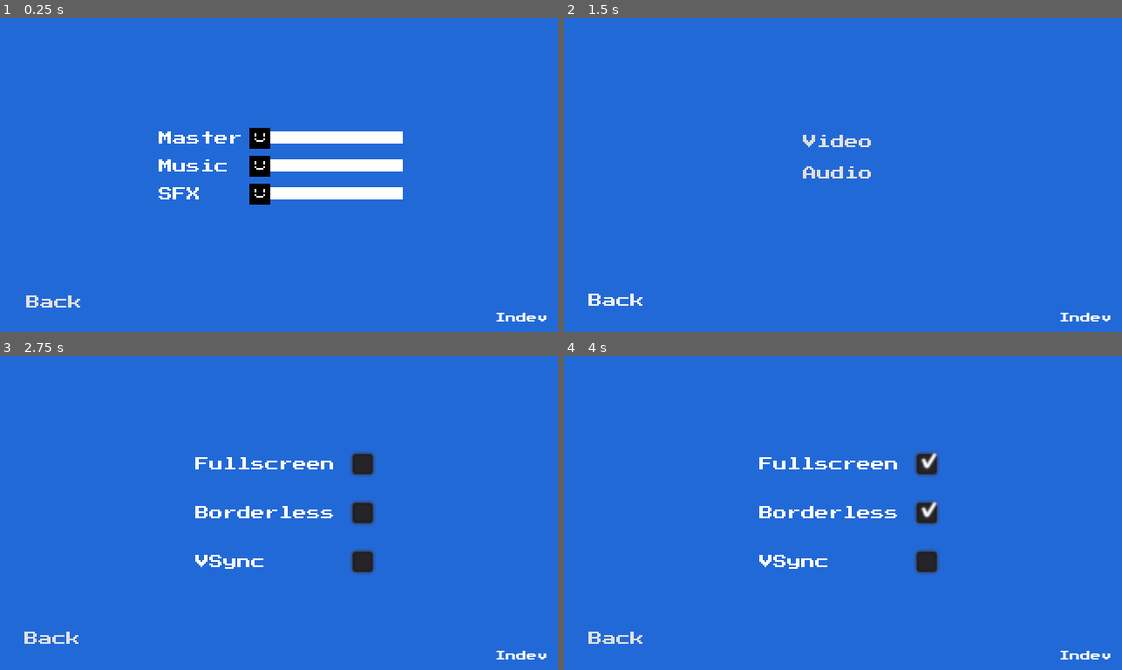
Above: before the commit, frames 1-4 (two rows, left to right).
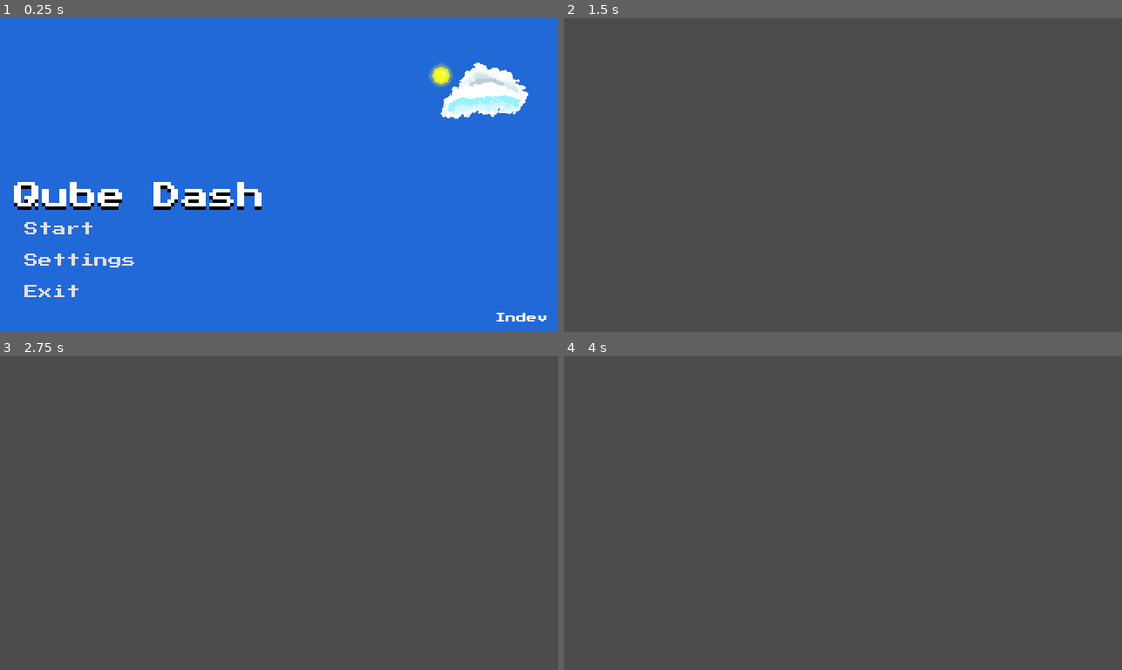
Above: after the commit, the same moments.

Repository: KevCoorp/Qube-Dash
Game: Godot game, scene res://Menu/MainMenu.tscn
Two runs of this game, one before a commit and one after it. Both use one fixed random seed, a clock stepped at 60 frames per second and the inputs below.
Inputs (mouse positions are in pixels of both pictures, inside the frame that each line leads up to):
- Up to frame 1 (0.25 s): no input
- Up to frame 2 (1.5 s): click (703, 228) at 0.5 s, where only the run after the commit has a clickable "Start"; click (619, 303) at 1.25 s, where only the run before the commit has a clickable "Back"
- Up to frame 3 (2.75 s): click (273, 478) at 2 s, where only the run before the commit has a clickable "Video"
- Up to frame 4 (4 s): click (926, 462) at 2.77 s; click (926, 513) at 3.52 s

The runs differ from the first frame. In frame 1, 8.7% of the frame differs, in the area x 2-95%, y 14-93%; in frame 2, 100%, in the area x 0-100%, y 0-100%; in frame 3, 100%; in frame 4, 100%.

Commit message:
Updating

Diff:
--- /dev/null
+++ b/Assets/Items/Coin/Coin.tscn
@@ -0,0 +1,117 @@
+[gd_scene load_steps=8 format=2]
+
+[ext_resource path="res://Assets/Textures/Tiles/tiles_packed.png" type="Texture" id=1]
+[ext_resource path="res://Assets/Items/Coin/Coin.gd" type="Script" id=2]
+[ext_resource path="res://Assets/Audio/sfx/coin.wav" type="AudioStream" id=3]
+
+[sub_resource type="RectangleShape2D" id=1]
+extents = Vector2( 8, 8 )
+
+[sub_resource type="Animation" id=2]
+length = 0.001
+tracks/0/type = "value"
+tracks/0/path = NodePath("Sprite:frame")
+tracks/0/interp = 1
+tracks/0/loop_wrap = true
+tracks/0/imported = false
+tracks/0/enabled = true
+tracks/0/keys = {
+"times": PoolRealArray( 0 ),
+"transitions": PoolRealArray( 1 ),
+"update": 0,
+"values": [ 152 ]
+}
+tracks/1/type = "value"
+tracks/1/path = NodePath("Sprite:position")
+tracks/1/interp = 1
+tracks/1/loop_wrap = true
+tracks/1/imported = false
+tracks/1/enabled = true
+tracks/1/keys = {
+"times": PoolRealArray( 0 ),
+"transitions": PoolRealArray( 1 ),
+"update": 0,
+"values": [ Vector2( 0, 0 ) ]
+}
+tracks/2/type = "value"
+tracks/2/path = NodePath("Sprite:modulate")
+tracks/2/interp = 1
+tracks/2/loop_wrap = true
+tracks/2/imported = false
+tracks/2/enabled = true
+tracks/2/keys = {
+"times": PoolRealArray( 0 ),
+"transitions": PoolRealArray( 1 ),
+"update": 0,
+"values": [ Color( 1, 1, 1, 1 ) ]
+}
+
+[sub_resource type="Animation" id=3]
+resource_name = "default"
+loop = true
+step = 0.05
+tracks/0/type = "value"
+tracks/0/path = NodePath("Sprite:frame")
+tracks/0/interp = 1
+tracks/0/loop_wrap = true
+tracks/0/imported = false
+tracks/0/enabled = true
+tracks/0/keys = {
+"times": PoolRealArray( 0, 0.25, 0.5, 0.75 ),
+"transitions": PoolRealArray( 0.5, 2, 0.5, 2 ),
+"update": 1,
+"values": [ 151, 152, 151, 152 ]
+}
+
+[sub_resource type="Animation" id=4]
+resource_name = "pick_up"
+tracks/0/type = "value"
+tracks/0/path = NodePath("Sprite:position")
+tracks/0/interp = 1
+tracks/0/loop_wrap = true
+tracks/0/imported = false
+tracks/0/enabled = true
+tracks/0/keys = {
+"times": PoolRealArray( 0, 0.4 ),
+"transitions": PoolRealArray( 1, 1 ),
+"update": 0,
+"values": [ Vector2( 0, 0 ), Vector2( 0, 0 ) ]
+}
+tracks/1/type = "value"
+tracks/1/path = NodePath("Sprite:modulate")
+tracks/1/interp = 1
+tracks/1/loop_wrap = true
+tracks/1/imported = false
+tracks/1/enabled = true
+tracks/1/keys = {
+"times": PoolRealArray( 0, 0.4 ),
+"transitions": PoolRealArray( 1, 1 ),
+"update": 0,
+"values": [ Color( 1, 1, 1, 1 ), Color( 0, 0, 0, 0 ) ]
+}
+
+[node name="Coin" type="Area2D"]
+script = ExtResource( 2 )
+
+[node name="Sprite" type="Sprite" parent="."]
+texture = ExtResource( 1 )
+hframes = 20
+vframes = 9
+frame = 152
+
+[node name="CollisionShape2D" type="CollisionShape2D" parent="."]
+shape = SubResource( 1 )
+
+[node name="SoundCoinCollect" type="AudioStreamPlayer" parent="."]
+stream = ExtResource( 3 )
+volume_db = -8.0
+bus = "SFX"
+
+[node name="AnimationPlayer" type="AnimationPlayer" parent="."]
+autoplay = "default"
+anims/RESET = SubResource( 2 )
+anims/default = SubResource( 3 )
+anims/pick_up = SubResource( 4 )
+
+[connection signal="body_entered" from="." to="." method="_on_Coin_body_entered"]
+[connection signal="animation_finished" from="AnimationPlayer" to="." method="_on_AnimationPlayer_animation_finished"]
--- a/Enenmies/Enemy/WalkingEnemy.tscn
+++ b/Enenmies/Enemy/WalkingEnemy.tscn
@@ -1,8 +1,9 @@
 [gd_scene load_steps=6 format=2]
 
-[ext_resource path="res://Textures/Character/characters_tileset.png" type="Texture" id=1]
+[ext_resource path="res://Assets/Textures/Character/characters_tileset.png" type="Texture" id=1]
 [ext_resource path="res://Enenmies/Enemy/WalkingEnemy.gd" type="Script" id=2]
 [ext_resource path="res://Hitbox.tscn" type="PackedScene" id=3]
+
 
 
 [sub_resource type="RectangleShape2D" id=3]
--- a/Enenmies/Spikes/Spikes.tscn
+++ b/Enenmies/Spikes/Spikes.tscn
@@ -1,7 +1,8 @@
 [gd_scene load_steps=3 format=2]
 
-[ext_resource path="res://Textures/Tiles/tiles_packed.png" type="Texture" id=1]
+[ext_resource path="res://Assets/Textures/Tiles/tiles_packed.png" type="Texture" id=1]
 [ext_resource path="res://Hitbox.tscn" type="PackedScene" id=2]
+
 
 [node name="Spikes" type="Node2D"]
 
--- a/Level/Level1.tscn
+++ b/Level/Level1.tscn
@@ -1,20 +1,19 @@
 [gd_scene load_steps=42 format=2]
 
 [ext_resource path="res://HUD/Misc/HUD_Coin.png" type="Texture" id=1]
-[ext_resource path="res://Textures/Environment/cloud.png" type="Texture" id=2]
-[ext_resource path="res://Textures/Environment/sun.png" type="Texture" id=3]
-[ext_resource path="res://Textures/Environment/tree2.png" type="Texture" id=4]
+[ext_resource path="res://Assets/Textures/Environment/cloud.png" type="Texture" id=2]
+[ext_resource path="res://Assets/Textures/Environment/sun.png" type="Texture" id=3]
+[ext_resource path="res://Assets/Textures/Environment/tree2.png" type="Texture" id=4]
 [ext_resource path="res://Level1.gd" type="Script" id=5]
-[ext_resource path="res://Textures/Tiles/tiles_packed.png" type="Texture" id=6]
+[ext_resource path="res://Assets/Textures/Tiles/tiles_packed.png" type="Texture" id=6]
 [ext_resource path="res://Player.tscn" type="PackedScene" id=7]
 [ext_resource path="res://Enenmies/Enemy/WalkingEnemy.tscn" type="PackedScene" id=8]
 [ext_resource path="res://Enenmies/Spikes/Spikes.tscn" type="PackedScene" id=9]
-[ext_resource path="res://Objects/Coin/Coin.tscn" type="PackedScene" id=10]
-[ext_resource path="res://HUD.gd" type="Script" id=11]
+[ext_resource path="res://Assets/Items/Coin/Coin.tscn" type="PackedScene" id=10]
 [ext_resource path="res://HUD/Fonts/PressStart2P-Regular.ttf" type="DynamicFontData" id=12]
 [ext_resource path="res://NextLevel.tscn" type="PackedScene" id=13]
-[ext_resource path="res://Textures/Environment/tree.png" type="Texture" id=14]
-[ext_resource path="res://Audio/bgm/overworld.mp3" type="AudioStream" id=16]
+[ext_resource path="res://Assets/Textures/Environment/tree.png" type="Texture" id=14]
+[ext_resource path="res://Assets/Audio/bgm/overworld.mp3" type="AudioStream" id=16]
 
 [sub_resource type="ConvexPolygonShape2D" id=4]
 points = PoolVector2Array( 18, 18, 0, 18, 0, 0, 18, 0 )
@@ -335,6 +334,19 @@
 7/shapes = [  ]
 7/z_index = 0
 
+[sub_resource type="GDScript" id=28]
+script/source = "extends CanvasLayer
+
+var coins = 0
+
+func _ready():
+	$Coins.text = String(coins)
+
+func _on_coin_collected():
+	coins = coins + 1
+	_ready()
+"
+
 [sub_resource type="DynamicFont" id=26]
 size = 7
 font_data = ExtResource( 12 )
@@ -541,7 +553,7 @@
 position = Vector2( 1805, 82 )
 
 [node name="HUD" type="CanvasLayer" parent="."]
-script = ExtResource( 11 )
+script = SubResource( 28 )
 
 [node name="TextureRect" type="TextureRect" parent="HUD"]
 margin_left = 26.0
--- a/Level/Level2.tscn
+++ b/Level/Level2.tscn
@@ -5,15 +5,15 @@
 [ext_resource path="res://HUD/Fonts/PressStart2P-Regular.ttf" type="DynamicFontData" id=3]
 [ext_resource path="res://HUD/Misc/HUD_Coin.png" type="Texture" id=4]
 [ext_resource path="res://HUD.gd" type="Script" id=5]
-[ext_resource path="res://Textures/Tiles/tiles_packed.png" type="Texture" id=6]
-[ext_resource path="res://Textures/Environment/tree2.png" type="Texture" id=7]
-[ext_resource path="res://Textures/Environment/sun.png" type="Texture" id=8]
+[ext_resource path="res://Assets/Textures/Tiles/tiles_packed.png" type="Texture" id=6]
+[ext_resource path="res://Assets/Textures/Environment/tree2.png" type="Texture" id=7]
+[ext_resource path="res://Assets/Textures/Environment/sun.png" type="Texture" id=8]
 [ext_resource path="res://Enenmies/Spikes/Spikes.tscn" type="PackedScene" id=9]
-[ext_resource path="res://Objects/Coin/Coin.tscn" type="PackedScene" id=10]
-[ext_resource path="res://Textures/Environment/cloud.png" type="Texture" id=11]
+[ext_resource path="res://Assets/Items/Coin/Coin.tscn" type="PackedScene" id=10]
+[ext_resource path="res://Assets/Textures/Environment/cloud.png" type="Texture" id=11]
 [ext_resource path="res://Enenmies/Enemy/WalkingEnemy.tscn" type="PackedScene" id=12]
-[ext_resource path="res://Textures/Environment/tree.png" type="Texture" id=13]
-[ext_resource path="res://Audio/bgm/overworld 2.mp3" type="AudioStream" id=14]
+[ext_resource path="res://Assets/Textures/Environment/tree.png" type="Texture" id=13]
+[ext_resource path="res://Assets/Audio/bgm/overworld 2.mp3" type="AudioStream" id=14]
 [ext_resource path="res://NextLevel.tscn" type="PackedScene" id=15]
 
 [sub_resource type="TileSet" id=4]
@@ -311,3 +311,5 @@
 
 [node name="NextLevel" parent="." instance=ExtResource( 15 )]
 position = Vector2( 2645, -47 )
+
+[connection signal="coin_collected" from="Coin/Coin" to="HUD" method="_on_Coin_coin_collected"]
--- a/Menu/MainMenu.tscn
+++ b/Menu/MainMenu.tscn
@@ -1,12 +1,12 @@
 [gd_scene load_steps=24 format=2]
 
 [ext_resource path="res://Script/MainMenu.gd" type="Script" id=1]
-[ext_resource path="res://Audio/bgm/mainmenu.mp3" type="AudioStream" id=2]
-[ext_resource path="res://Textures/Environment/sun.png" type="Texture" id=3]
-[ext_resource path="res://Textures/Environment/cloud.png" type="Texture" id=4]
+[ext_resource path="res://Assets/Audio/bgm/mainmenu.mp3" type="AudioStream" id=2]
+[ext_resource path="res://Assets/Textures/Environment/sun.png" type="Texture" id=3]
+[ext_resource path="res://Assets/Textures/Environment/cloud.png" type="Texture" id=4]
 [ext_resource path="res://HUD/Fonts/PressStart2P-Regular.ttf" type="DynamicFontData" id=5]
-[ext_resource path="res://Textures/UI/Settings/grabber_hover.png" type="Texture" id=6]
-[ext_resource path="res://Textures/UI/Settings/grabber_normal.png" type="Texture" id=7]
+[ext_resource path="res://Assets/Textures/UI/Settings/grabber_hover.png" type="Texture" id=6]
+[ext_resource path="res://Assets/Textures/UI/Settings/grabber_normal.png" type="Texture" id=7]
 
 [sub_resource type="DynamicFont" id=11]
 size = 6
@@ -93,7 +93,6 @@
 text = "Indev "
 
 [node name="Menu" type="VBoxContainer" parent="."]
-visible = false
 anchor_top = 1.0
 anchor_bottom = 1.0
 margin_left = 8.0
@@ -103,7 +102,7 @@
 
 [node name="Qube Dash" type="Label" parent="Menu"]
 margin_right = 144.0
-margin_bottom = 16.0
+margin_bottom = 2.0
 custom_colors/font_color = Color( 1, 1, 1, 1 )
 custom_colors/font_color_shadow = Color( 0, 0, 0, 1 )
 custom_constants/shadow_offset_x = 0
@@ -112,9 +111,9 @@
 text = "Qube Dash"
 
 [node name="Start" type="Button" parent="Menu"]
-margin_top = 20.0
+margin_top = 6.0
 margin_right = 144.0
-margin_bottom = 34.0
+margin_bottom = 14.0
 focus_mode = 0
 theme = SubResource( 10 )
 custom_fonts/font = SubResource( 1 )
@@ -125,9 +124,9 @@
 align = 0
 
 [node name="Settings" type="Button" parent="Menu"]
-margin_top = 38.0
+margin_top = 18.0
 margin_right = 144.0
-margin_bottom = 52.0
+margin_bottom = 26.0
 focus_mode = 0
 custom_fonts/font = SubResource( 1 )
 enabled_focus_mode = 0
@@ -136,9 +135,9 @@
 align = 0
 
 [node name="Exit" type="Button" parent="Menu"]
-margin_top = 56.0
+margin_top = 30.0
 margin_right = 144.0
-margin_bottom = 70.0
+margin_bottom = 38.0
 focus_mode = 0
 custom_fonts/font = SubResource( 1 )
 enabled_focus_mode = 0
@@ -173,15 +172,15 @@
 
 [node name="Video" type="Button" parent="Settings/VBoxContainer"]
 margin_right = 75.0
-margin_bottom = 14.0
+margin_bottom = 8.0
 custom_fonts/font = SubResource( 2 )
 text = "Video"
 flat = true
 
 [node name="Audio" type="Button" parent="Settings/VBoxContainer"]
-margin_top = 18.0
+margin_top = 12.0
 margin_right = 75.0
-margin_bottom = 32.0
+margin_bottom = 20.0
 custom_fonts/font = SubResource( 2 )
 text = "Audio"
 flat = true
@@ -215,36 +214,36 @@
 margin_bottom = 40.0
 
 [node name="Labels" type="VBoxContainer" parent="Video/HBoxContainer"]
-margin_right = 80.0
+margin_right = 10.0
 margin_bottom = 80.0
 
 [node name="FullScreen" type="Label" parent="Video/HBoxContainer/Labels"]
-margin_top = 8.0
-margin_right = 80.0
-margin_bottom = 16.0
+margin_top = 11.0
+margin_right = 10.0
+margin_bottom = 13.0
 size_flags_vertical = 6
 custom_fonts/font = SubResource( 3 )
 text = "Fullscreen"
 
 [node name="Borderless" type="Label" parent="Video/HBoxContainer/Labels"]
-margin_top = 36.0
-margin_right = 80.0
-margin_bottom = 44.0
+margin_top = 39.0
+margin_right = 10.0
+margin_bottom = 41.0
 size_flags_vertical = 6
 custom_fonts/font = SubResource( 3 )
 text = "Borderless"
 
 [node name="VSync" type="Label" parent="Video/HBoxContainer/Labels"]
-margin_top = 64.0
-margin_right = 80.0
-margin_bottom = 72.0
+margin_top = 67.0
+margin_right = 10.0
+margin_bottom = 69.0
 size_flags_vertical = 6
 custom_fonts/font = SubResource( 3 )
 text = "VSync"
 
 [node name="Checks" type="VBoxContainer" parent="Video/HBoxContainer"]
-margin_left = 84.0
-margin_right = 108.0
+margin_left = 14.0
+margin_right = 38.0
 margin_bottom = 80.0
 
 [node name="FullScreen" type="CheckBox" parent="Video/HBoxContainer/Checks"]
@@ -287,6 +286,7 @@
 flat = true
 
 [node name="Audio" type="Control" parent="."]
+visible = false
 anchor_right = 1.0
 anchor_bottom = 1.0
 margin_left = 1.0
@@ -304,56 +304,56 @@
 }
 
 [node name="Labels" type="VBoxContainer" parent="Audio/HBoxContainer"]
-margin_right = 48.0
+margin_right = 6.0
 margin_bottom = 44.0
 
 [node name="Master" type="Label" parent="Audio/HBoxContainer/Labels"]
-margin_top = 2.0
-margin_right = 48.0
-margin_bottom = 10.0
+margin_top = 5.0
+margin_right = 6.0
+margin_bottom = 7.0
 size_flags_vertical = 6
 custom_fonts/font = SubResource( 6 )
 text = "Master"
 
 [node name="Music" type="Label" parent="Audio/HBoxContainer/Labels"]
-margin_top = 18.0
-margin_right = 48.0
-margin_bottom = 26.0
+margin_top = 21.0
+margin_right = 6.0
+margin_bottom = 23.0
 size_flags_vertical = 6
 custom_fonts/font = SubResource( 6 )
 text = "Music"
 
 [node name="SFX" type="Label" parent="Audio/HBoxContainer/Labels"]
-margin_top = 34.0
-margin_right = 48.0
-margin_bottom = 42.0
+margin_top = 37.0
+margin_right = 6.0
+margin_bottom = 39.0
 size_flags_vertical = 6
 custom_fonts/font = SubResource( 6 )
 text = "SFX"
 
 [node name="Slider" type="VBoxContainer" parent="Audio/HBoxContainer"]
-margin_left = 52.0
+margin_left = 10.0
 margin_right = 140.0
 margin_bottom = 44.0
 size_flags_horizontal = 3
 theme = SubResource( 17 )
 
 [node name="Master" type="HSlider" parent="Audio/HBoxContainer/Slider"]
-margin_right = 88.0
+margin_right = 130.0
 margin_bottom = 12.0
 custom_styles/grabber_area = SubResource( 15 )
 max_value = 5.0
 
 [node name="Music" type="HSlider" parent="Audio/HBoxContainer/Slider"]
 margin_top = 16.0
-margin_right = 88.0
+margin_right = 130.0
 margin_bottom = 28.0
 custom_styles/grabber_area = SubResource( 15 )
 max_value = 3.0
 
 [node name="SFX" type="HSlider" parent="Audio/HBoxContainer/Slider"]
 margin_top = 32.0
-margin_right = 88.0
+margin_right = 130.0
 margin_bottom = 44.0
 custom_styles/grabber_area = SubResource( 15 )
 
--- a/NextLevel.tscn
+++ b/NextLevel.tscn
@@ -1,10 +1,10 @@
 [gd_scene load_steps=8 format=2]
 
-[ext_resource path="res://Textures/Flags/Enemy flag.png" type="Texture" id=1]
+[ext_resource path="res://Assets/Textures/Flags/Enemy flag.png" type="Texture" id=1]
 [ext_resource path="res://Script/NextLevel.gd" type="Script" id=2]
-[ext_resource path="res://Textures/Flags/Player flag.png" type="Texture" id=3]
-[ext_resource path="res://Textures/Flags/Enemy flag 2.png" type="Texture" id=4]
-[ext_resource path="res://Textures/Flags/Player flag 2.png" type="Texture" id=5]
+[ext_resource path="res://Assets/Textures/Flags/Player flag.png" type="Texture" id=3]
+[ext_resource path="res://Assets/Textures/Flags/Enemy flag 2.png" type="Texture" id=4]
+[ext_resource path="res://Assets/Textures/Flags/Player flag 2.png" type="Texture" id=5]
 
 [sub_resource type="SpriteFrames" id=2]
 animations = [ {
@@ -30,7 +30,6 @@
 position = Vector2( 8, 0 )
 frames = SubResource( 2 )
 animation = "Uncheck"
-frame = 1
 playing = true
 
 [node name="CollisionShape2D" type="CollisionShape2D" parent="."]
--- a/Objects/Coin/Coin.tscn
+++ /dev/null
@@ -1,118 +0,0 @@
-[gd_scene load_steps=8 format=2]
-
-[ext_resource path="res://Textures/Tiles/tiles_packed.png" type="Texture" id=1]
-[ext_resource path="res://Objects/Coin/Coin.gd" type="Script" id=2]
-[ext_resource path="res://Audio/sfx/coin.wav" type="AudioStream" id=3]
-
-[sub_resource type="RectangleShape2D" id=1]
-extents = Vector2( 8, 8 )
-
-[sub_resource type="Animation" id=2]
-length = 0.001
-tracks/0/type = "value"
-tracks/0/path = NodePath("Sprite:frame")
-tracks/0/interp = 1
-tracks/0/loop_wrap = true
-tracks/0/imported = false
-tracks/0/enabled = true
-tracks/0/keys = {
-"times": PoolRealArray( 0 ),
-"transitions": PoolRealArray( 1 ),
-"update": 0,
-"values": [ 152 ]
-}
-tracks/1/type = "value"
-tracks/1/path = NodePath("Sprite:position")
-tracks/1/interp = 1
-tracks/1/loop_wrap = true
-tracks/1/imported = false
-tracks/1/enabled = true
-tracks/1/keys = {
-"times": PoolRealArray( 0 ),
-"transitions": PoolRealArray( 1 ),
-"update": 0,
-"values": [ Vector2( 0, 0 ) ]
-}
-tracks/2/type = "value"
-tracks/2/path = NodePath("Sprite:modulate")
-tracks/2/interp = 1
-tracks/2/loop_wrap = true
-tracks/2/imported = false
-tracks/2/enabled = true
-tracks/2/keys = {
-"times": PoolRealArray( 0 ),
-"transitions": PoolRealArray( 1 ),
-"update": 0,
-"values": [ Color( 1, 1, 1, 1 ) ]
-}
-
-[sub_resource type="Animation" id=3]
-resource_name = "default"
-loop = true
-step = 0.05
-tracks/0/type = "value"
-tracks/0/path = NodePath("Sprite:frame")
-tracks/0/interp = 1
-tracks/0/loop_wrap = true
-tracks/0/imported = false
-tracks/0/enabled = true
-tracks/0/keys = {
-"times": PoolRealArray( 0, 0.25, 0.5, 0.75 ),
-"transitions": PoolRealArray( 0.5, 2, 0.5, 2 ),
-"update": 1,
-"values": [ 151, 152, 151, 152 ]
-}
-
-[sub_resource type="Animation" id=4]
-resource_name = "pick_up"
-tracks/0/type = "value"
-tracks/0/path = NodePath("Sprite:position")
-tracks/0/interp = 1
-tracks/0/loop_wrap = true
-tracks/0/imported = false
-tracks/0/enabled = true
-tracks/0/keys = {
-"times": PoolRealArray( 0, 0.4 ),
-"transitions": PoolRealArray( 1, 1 ),
-"update": 0,
-"values": [ Vector2( 0, 0 ), Vector2( 0, 0 ) ]
-}
-tracks/1/type = "value"
-tracks/1/path = NodePath("Sprite:modulate")
-tracks/1/interp = 1
-tracks/1/loop_wrap = true
-tracks/1/imported = false
-tracks/1/enabled = true
-tracks/1/keys = {
-"times": PoolRealArray( 0, 0.4 ),
-"transitions": PoolRealArray( 1, 1 ),
-"update": 0,
-"values": [ Color( 1, 1, 1, 1 ), Color( 0, 0, 0, 0 ) ]
-}
-
-[node name="Coin" type="Area2D"]
-collision_layer = 0
-script = ExtResource( 2 )
-
-[node name="Sprite" type="Sprite" parent="."]
-texture = ExtResource( 1 )
-hframes = 20
-vframes = 9
-frame = 152
-
-[node name="CollisionShape2D" type="CollisionShape2D" parent="."]
-shape = SubResource( 1 )
-
-[node name="SoundCoinCollect" type="AudioStreamPlayer" parent="."]
-stream = ExtResource( 3 )
-volume_db = -8.0
-bus = "SFX"
-
-[node name="AnimationPlayer" type="AnimationPlayer" parent="."]
-autoplay = "default"
-anims/RESET = SubResource( 2 )
-anims/default = SubResource( 3 )
-anims/pick_up = SubResource( 4 )
-
-[connection signal="body_entered" from="." to="." method="_on_Coin_body_entered"]
-[connection signal="animation_finished" from="AnimationPlayer" to="." method="_on_AnimationPlayer_animation_finished"]
--- a/Player.gd
+++ b/Player.gd
@@ -4,12 +4,12 @@
 export(int) var JUMP_FORCE = -140 # Force du saut
 export(int) var JUMP_RELEASE_FORCE = -70
 export(int) var MAX_SPEED = 50 # Vitesse max
-export(int) var ACCELERATION = 10
-export(int) var FRICTION = 10
-export(int) var GRAVITY = 4
-export(int) var ADDITIONAL_FALL_GRAVITY = 4
+export(int) var ACCELERATION = 10 # Accélératiojn
+export(int) var FRICTION = 10 # Friction
+export(int) var GRAVITY = 4  # Gravité
+export(int) var ADDITIONAL_FALL_GRAVITY = 4 # Gravité additionnel
 
-
+# Variable
 var is_dying = false
 var velocity = Vector2.ZERO
 var coins = 0
--- a/Player.tscn
+++ b/Player.tscn
@@ -1,6 +1,6 @@
 [gd_scene load_steps=5 format=2]
 
-[ext_resource path="res://Textures/Character/characters_tileset.png" type="Texture" id=1]
+[ext_resource path="res://Assets/Textures/Character/characters_tileset.png" type="Texture" id=1]
 [ext_resource path="res://Player.gd" type="Script" id=2]
 [ext_resource path="res://Script/Camera.gd" type="Script" id=3]
 
--- a/TileMap.tscn
+++ b/TileMap.tscn
@@ -1,6 +1,7 @@
 [gd_scene load_steps=24 format=2]
 
-[ext_resource path="res://Textures/Tiles/tiles_packed.png" type="Texture" id=1]
+[ext_resource path="res://Assets/Textures/Tiles/tiles_packed.png" type="Texture" id=1]
+
 
 [sub_resource type="ConvexPolygonShape2D" id=2]
 points = PoolVector2Array( 0, 0, 18, 0, 18, 18, 0, 18 )
Not shown, added: Assets/Audio/bgm/mainmenu.mp3.import
Not shown, added: Assets/Audio/bgm/overworld 2.mp3.import
Not shown, added: Assets/Audio/bgm/overworld.mp3.import
Not shown, added: Assets/Audio/sfx/coin.wav.import
Renamed: Objects/Coin/Coin.gd -> Assets/Items/Coin/Coin.gd
Renamed: Textures/Character/characters_tileset.png -> Assets/Textures/Character/characters_tileset.png
Not shown, added: Assets/Textures/Character/characters_tileset.png.import
Renamed: Textures/Environment/Planet.png -> Assets/Textures/Environment/Planet.png
Not shown, added: Assets/Textures/Environment/Planet.png.import
Renamed: Textures/Environment/cloud.png -> Assets/Textures/Environment/cloud.png
Not shown, added: Assets/Textures/Environment/cloud.png.import
Renamed: Textures/Environment/sun.png -> Assets/Textures/Environment/sun.png
(and 40 more such lines)
